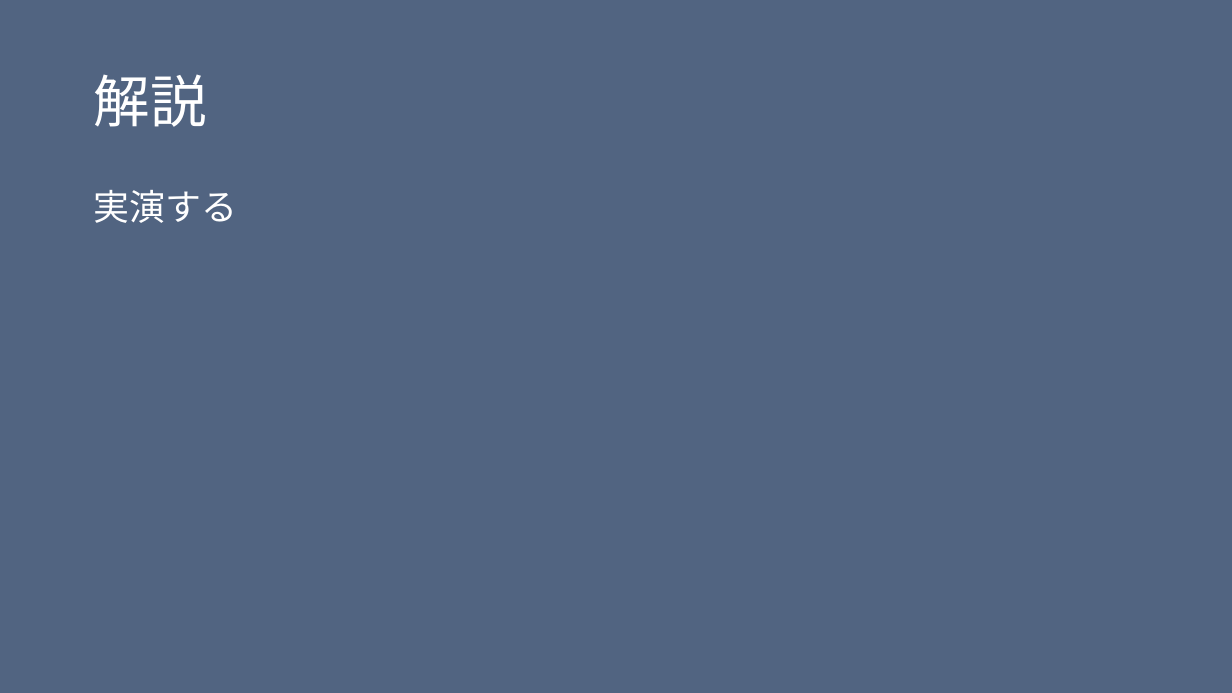
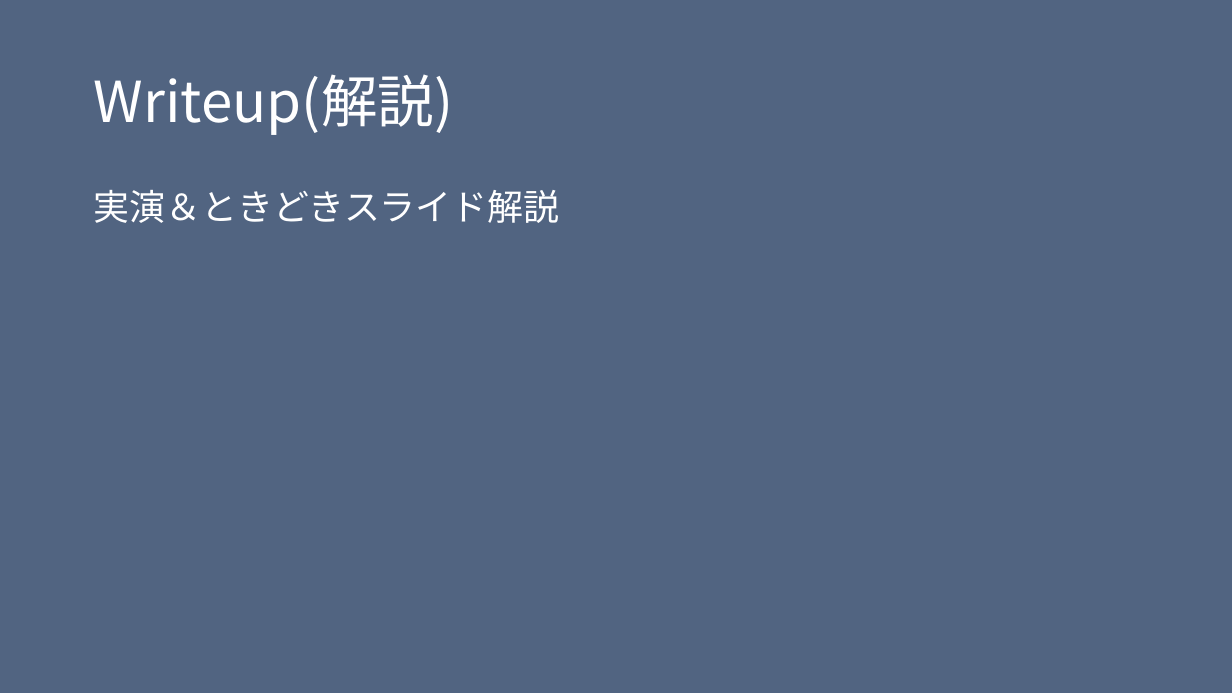
Before and after one commit to H0ndh11/CTF, a slide deck: slide 7 of ゼミ発表資料/ctf発表スライド.pptx. Drawn at 1232x693 pixels with LibreOffice and Linux fonts; fonts in the diff are those of the drawing. Boxes give left, top, right and bottom in pixels: in the first picture for what was removed or moved away, otherwise in the second. Text is boxed around its words. In the diff, an @@ line names an element or a change of style, - is before the commit and + after.

```diff
--- a/ゼミ発表資料/ctf発表スライド.pptx
+++ b/ゼミ発表資料/ctf発表スライド.pptx
@@ title at [94, 74, 453, 135]: text changed @@
-解説
+Writeup(解説)
@@ text at [94, 190, 559, 223]: text changed @@
-実演する
+実演＆ときどきスライド解説
```
Also in this commit, not shown: 1 other slide changed, 2 slides added, 1 slide removed.
